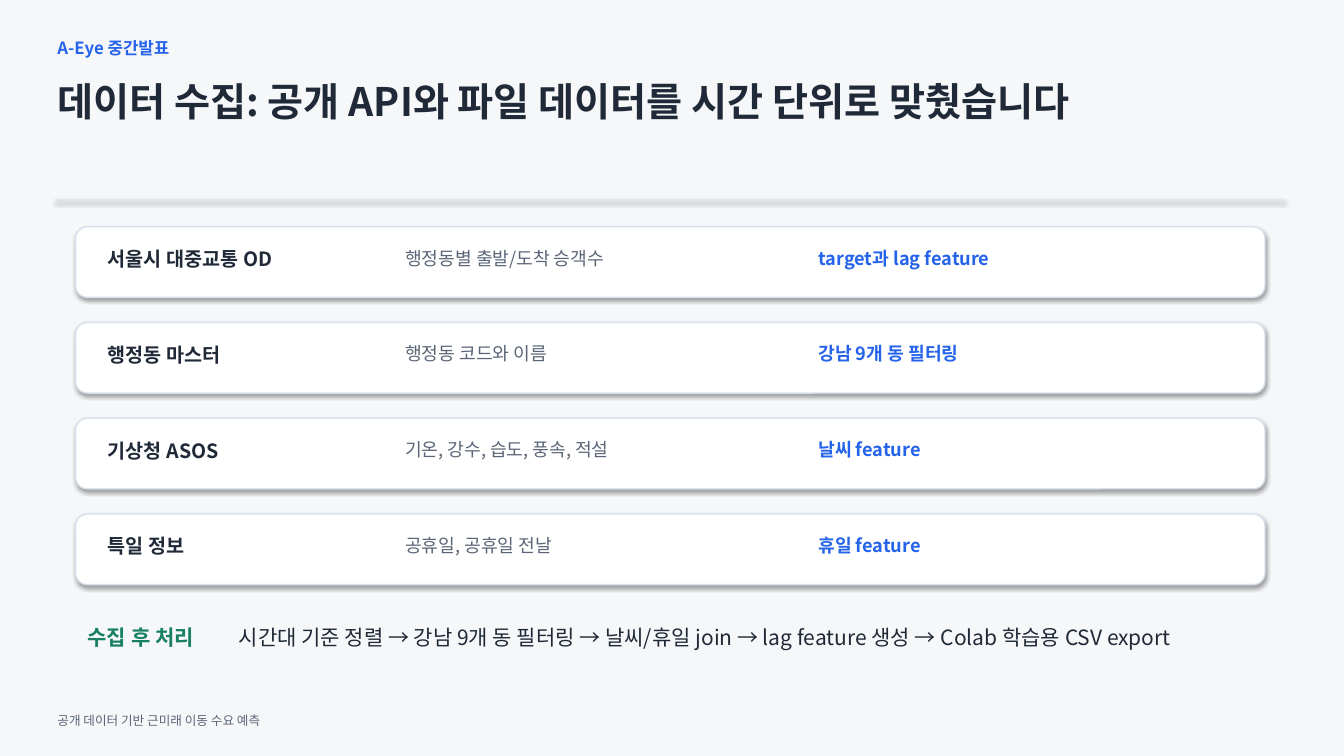
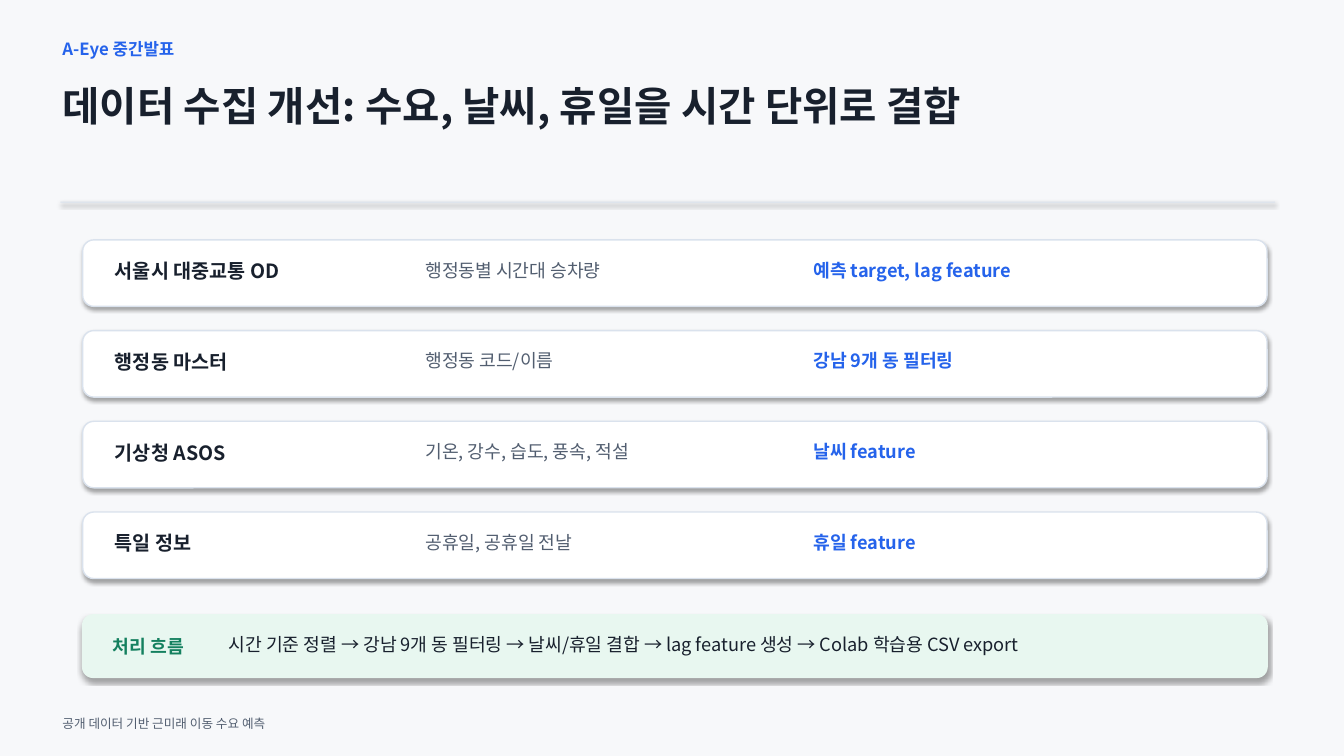
Before and after one commit to kimcanal/yeoksam-taxi, a slide deck: slide 3 of public/a-eye-presentation/A-Eye_midterm_data_collection_forecast.pptx (slide 4 before the commit). Drawn at 1344x756 pixels with LibreOffice and Linux fonts; fonts in the diff are those of the drawing. Boxes give left, top, right and bottom in pixels: in the first picture for what was removed or moved away, otherwise in the second. Text is boxed around its words. In the diff, an @@ line names an element or a change of style, - is before the commit and + after.

```diff
--- a/public/a-eye-presentation/A-Eye_midterm_data_collection_forecast.pptx
+++ b/public/a-eye-presentation/A-Eye_midterm_data_collection_forecast.pptx
@@ background #F6F7F9 to #F7F8FA @@
@@ text "A-Eye 중간발표": place and size @@
-text "A-Eye 중간발표" at (57, 40, 170, 58)
+text "A-Eye 중간발표" at (62, 41, 175, 59)
@@ text at (62, 86, 961, 130): text changed; size 28 to 29 pt; text colour #1F2937 to #18202D @@
-데이터 수집: 공개 API와 파일 데이터를 시간 단위로 맞췄습니다
+데이터 수집 개선: 수요, 날씨, 휴일을 시간 단위로 결합
@@ rectangle: place and size @@
-rectangle at (55, 200, 1286, 201)
+rectangle at (60, 202, 1275, 203)
@@ rectangle at (60, 202, 1275, 203): fill #D8E1EC to #DAE2ED @@
@@ outline #D8E1EC 1 pt to #DAE2ED 1 pt in 4 elements at (83, 421, 1267, 488), (83, 512, 1267, 579), (83, 331, 1267, 397), (83, 240, 1267, 307) @@
@@ rounded rectangle: place and size @@
-rounded rectangle at (76, 227, 1265, 297)
+rounded rectangle at (83, 240, 1267, 307)
@@ text colour #1F2937 to #18202D in 4 elements at (115, 443, 226, 462), (115, 533, 191, 552), (115, 352, 228, 371), (115, 261, 279, 280) @@
@@ text "서울시 대중교통 OD": place and size @@
-text "서울시 대중교통 OD" at (108, 249, 272, 268)
+text "서울시 대중교통 OD" at (115, 261, 279, 280)
@@ text at (425, 262, 600, 279): text changed; text colour #5A6577 to #525E70 @@
-행정동별 출발/도착 승객수
+행정동별 시간대 승차량
@@ text at (813, 261, 1011, 282): text changed @@
-target과 lag feature
+예측 target, lag feature
@@ rounded rectangle: place and size @@
-rounded rectangle at (76, 323, 1265, 393)
+rounded rectangle at (83, 331, 1267, 397)
@@ text "행정동 마스터": place and size @@
-text "행정동 마스터" at (108, 345, 220, 364)
+text "행정동 마스터" at (115, 352, 228, 371)
@@ text at (425, 352, 554, 370): text changed; text colour #5A6577 to #525E70 @@
-행정동 코드와 이름
+행정동 코드/이름
@@ text "강남 9개 동 필터링": place and size @@
-text "강남 9개 동 필터링" at (818, 344, 958, 362)
+text "강남 9개 동 필터링" at (813, 351, 953, 369)
@@ rounded rectangle: place and size @@
-rounded rectangle at (76, 418, 1265, 489)
+rounded rectangle at (83, 421, 1267, 488)
@@ text "기상청 ASOS": place and size @@
-text "기상청 ASOS" at (108, 441, 219, 460)
+text "기상청 ASOS" at (115, 443, 226, 462)
@@ text "기온, 강수, 습도, 풍속, 적설": place and size @@
-text "기온, 강수, 습도, 풍속, 적설" at (405, 441, 608, 459)
+text "기온, 강수, 습도, 풍속, 적설" at (425, 443, 628, 461)
@@ text "날씨 feature": place and size @@
-text "날씨 feature" at (818, 440, 921, 458)
+text "날씨 feature" at (813, 442, 916, 460)
@@ rounded rectangle: place and size @@
-rounded rectangle at (76, 514, 1265, 585)
+rounded rectangle at (83, 512, 1267, 579)
@@ text "특일 정보": place and size @@
-text "특일 정보" at (108, 536, 184, 555)
+text "특일 정보" at (115, 533, 191, 552)
@@ text "공휴일, 공휴일 전날": place and size @@
-text "공휴일, 공휴일 전날" at (405, 537, 552, 555)
+text "공휴일, 공휴일 전날" at (425, 534, 572, 552)
@@ text "휴일 feature": place and size @@
-text "휴일 feature" at (818, 536, 921, 554)
+text "휴일 feature" at (813, 533, 916, 551)
@@ rounded rectangle added at (83, 615, 1267, 678), fill #E8F7F0, outline #E8F7F0 1 pt @@
@@ text at (113, 637, 183, 655): text changed; size 15 to 13 pt; text colour #16805F to #14805F @@
-수집 후 처리
+처리 흐름
@@ text at (229, 635, 1019, 656): text changed; size 15 to 13 pt; text colour #1F2937 to #18202D @@
-시간대 기준 정렬 → 강남 9개 동 필터링 → 날씨/휴일 join → lag feature 생성 → Colab 학습용 CSV export
+시간 기준 정렬 → 강남 9개 동 필터링 → 날씨/휴일 결합 → lag feature 생성 → Colab 학습용 CSV export
@@ text colour #5A6577 to #525E70 in 3 elements at (425, 443, 628, 461), (425, 534, 572, 552), (62, 717, 265, 729) @@
```
Also in this commit, not shown: 5 other slides changed, 1 slide added, 5 slides removed.
